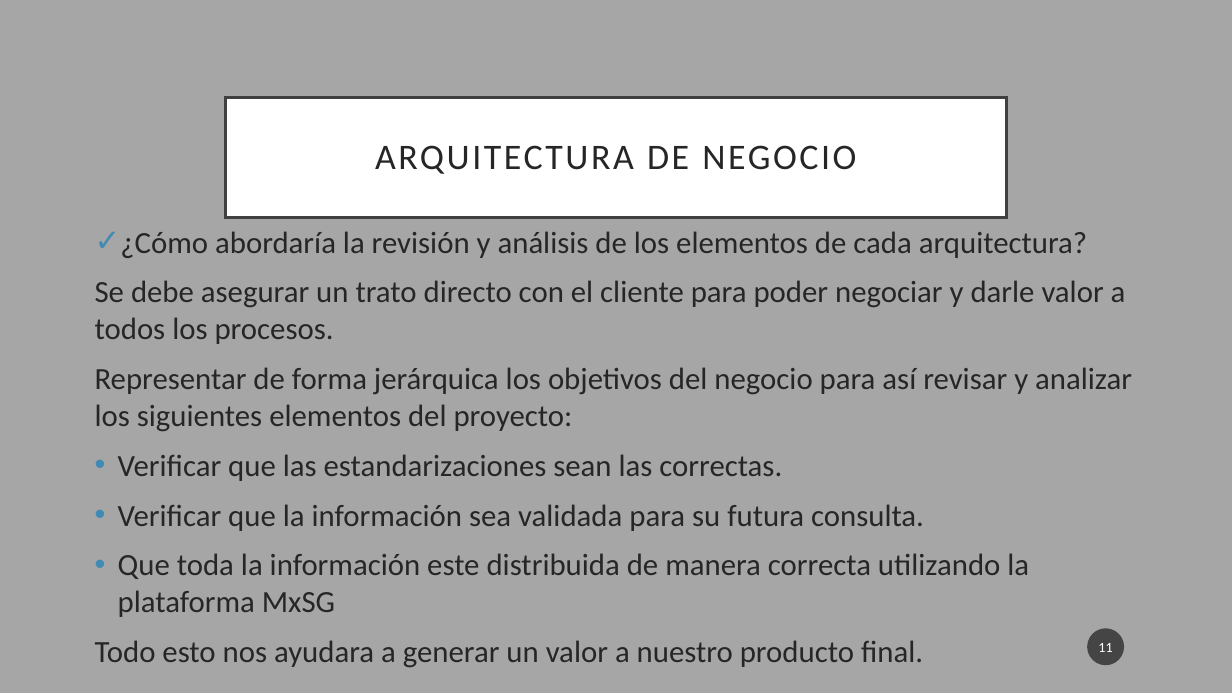
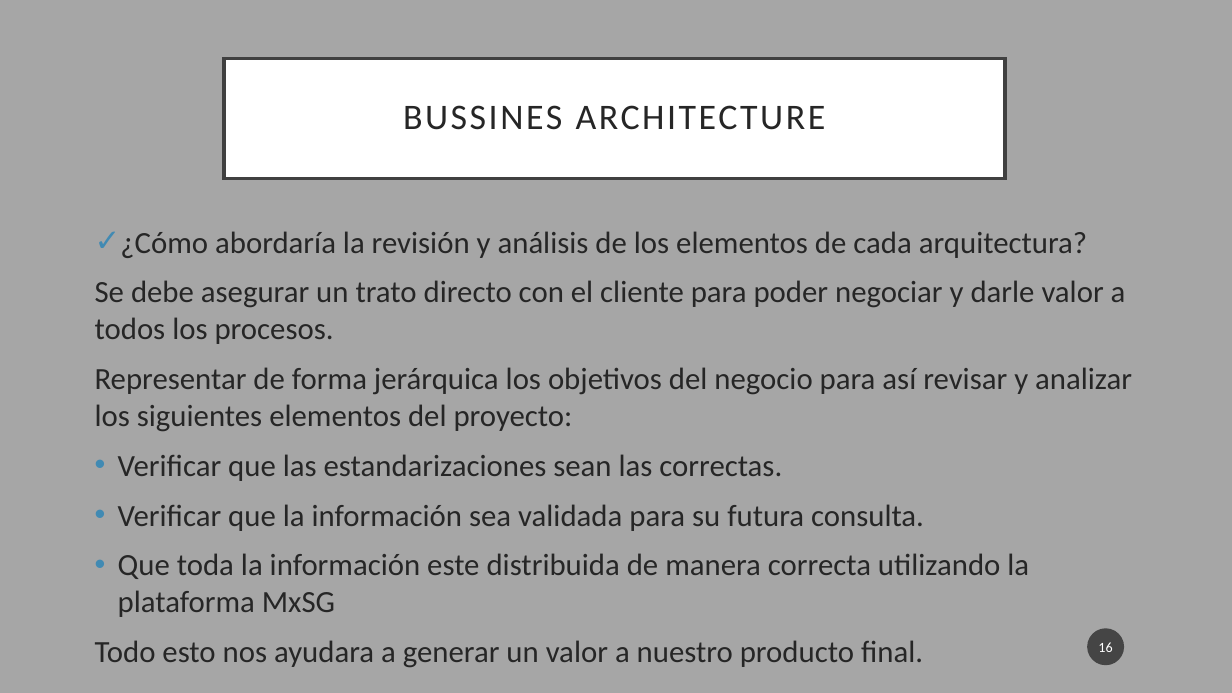
Before and after one commit to LeonelCano/Prueba1, a slide deck: slide 16 of Demanda 8.pptx (slide 11 before the commit). Drawn at 1232x693 pixels with LibreOffice and Linux fonts; fonts in the diff are those of the drawing. Boxes give left, top, right and bottom in pixels: in the first picture for what was removed or moved away, otherwise in the second. Text is boxed around its words. In the diff, an @@ line names an element or a change of style, - is before the commit and + after.

```diff
--- a/Demanda 8.pptx
+++ b/Demanda 8.pptx
@@ title "BUSSINES ARCHITECTURE": place and size @@
-title "BUSSINES ARCHITECTURE" at [226, 97, 1006, 217]
+title "BUSSINES ARCHITECTURE" at [224, 58, 1005, 178]
@@ title at [403, 105, 826, 130]: text changed @@
-ARQUITECTURA DE NEGOCIO
+BUSSINES ARCHITECTURE
@@ page number at [1098, 642, 1112, 652]: text changed @@
-11
+16
```
Also in this commit, not shown: 10 slides added, 5 slides removed.
